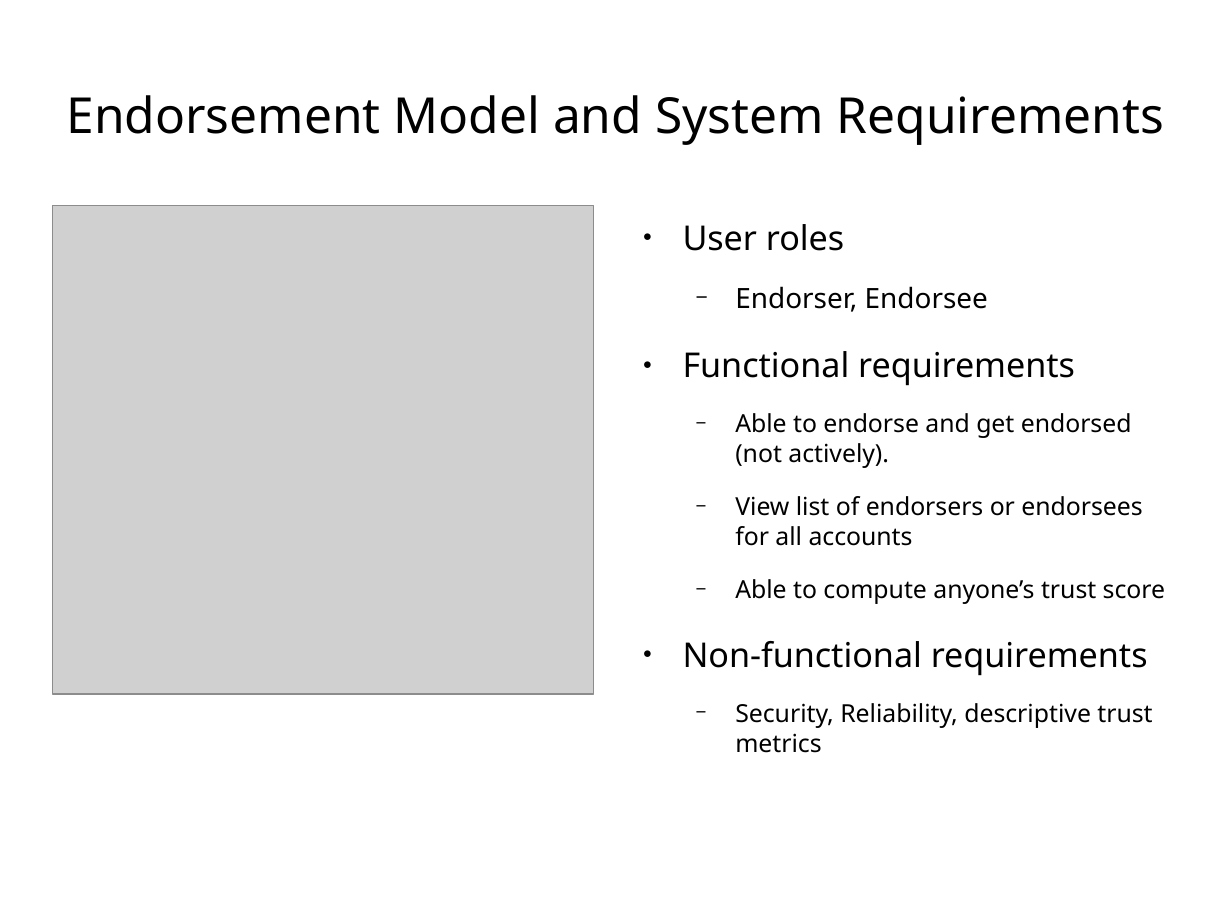
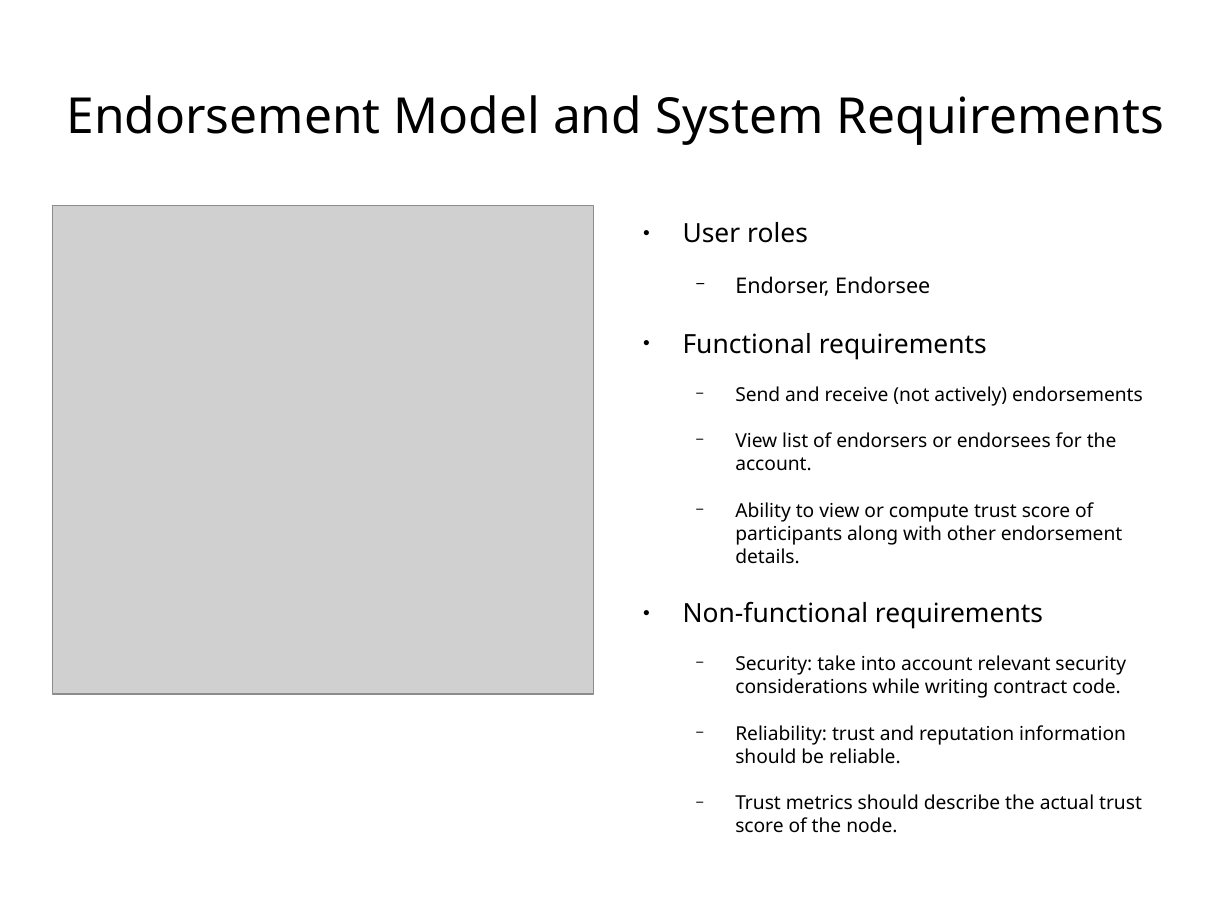
Before and after one commit to s2-t2/blockchain_reputation_system, a slide deck: slide 20 of documents/Presentation/Presentationv1.odp (slide 15 before the commit). Drawn at 1232x924 pixels with LibreOffice and Linux fonts; fonts in the diff are those of the drawing; grey boxes stand for pictures. Boxes give left, top, right and bottom in pixels: in the first picture for what was removed or moved away, otherwise in the second. Text is boxed around its words. In the diff, an @@ line names an element or a change of style, - is before the commit and + after.

Commit message:
presentation

```diff
--- a/documents/Presentation/Presentationv1.odp
+++ b/documents/Presentation/Presentationv1.odp
@@ text at (683, 222, 1043, 629): size 22 to 17.1 pt in "User roles", "Functional requirements", "Non-functional requirements"; size 18 to 13.9 pt in "Endorser, Endorsee" @@
@@ text at (735, 386, 1143, 564): text changed; size 16 to 12.4 pt @@
-  − Able to endorse and get endorsed (not actively).
-  − View list of endorsers or endorsees for all accounts
-  − Able to compute anyone’s trust score
+  − Send and receive (not actively) endorsements
+  − View list of endorsers or endorsees for the account.
+  − Ability to view or compute trust score of participants along with other endorsement details.
@@ text at (735, 655, 1142, 833): text changed; size 16 to 12.4 pt @@
-  − Security, Reliability, descriptive trust metrics
+  − Security: take into account relevant security considerations while writing contract code.
+  − Reliability: trust and reputation information should be reliable.
+  − Trust metrics should describe the actual trust score of the node.
```
Also in this commit, not shown: 5 other slides changed, 28 slides added, 7 slides removed, 24 other files.
